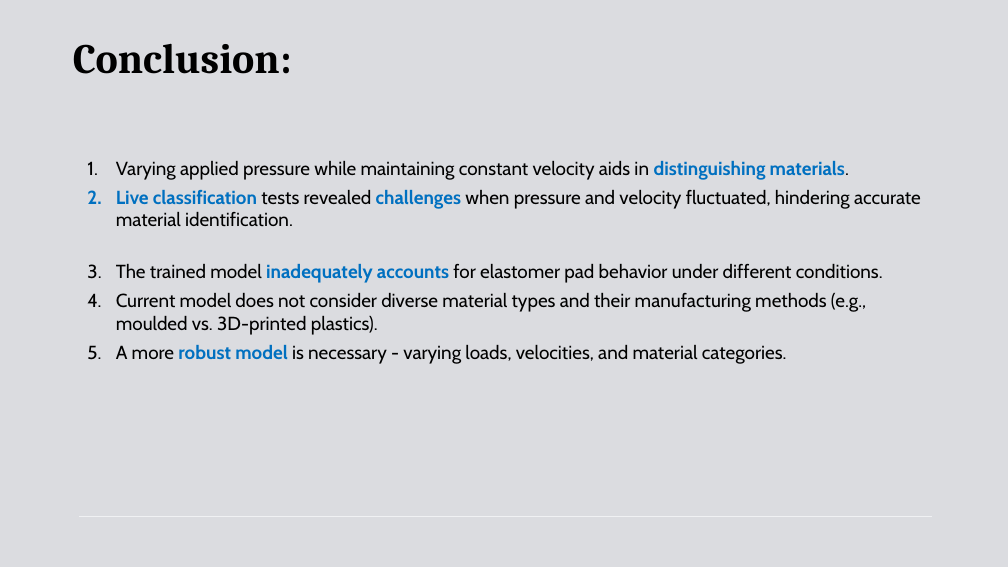
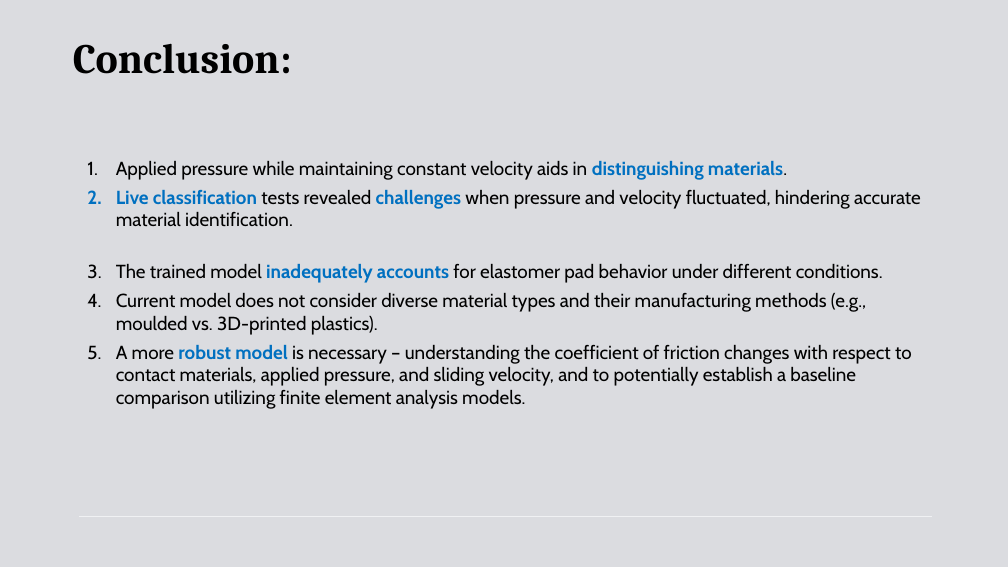
Before and after one commit to Stef504/COGAR_Assignment_2026, a slide deck: slide 32 of Presentation/C1.pptx. Drawn at 1008x567 pixels with LibreOffice and Linux fonts; fonts in the diff are those of the drawing. Boxes give left, top, right and bottom in pixels: in the first picture for what was removed or moved away, otherwise in the second. Text is boxed around its words. In the diff, an @@ line names an element or a change of style, - is before the commit and + after.

```diff
--- a/Presentation/C1.pptx
+++ b/Presentation/C1.pptx
@@ text at (116, 161, 787, 180): text changed @@
-1. Varying applied pressure while maintaining constant velocity aids in distinguishing materials.
+1. Applied pressure while maintaining constant velocity aids in distinguishing materials.
@@ text at (116, 345, 912, 409): text changed @@
-5. A more robust model is necessary - varying loads, velocities, and material categories.
+5. A more robust model is necessary – understanding the coefficient of friction changes with respect to contact materials, applied pressure, and sliding velocity, and to potentially establish a baseline comparison utilizing finite element analysis models.
```
Also in this commit, not shown: 2 other slides changed.
